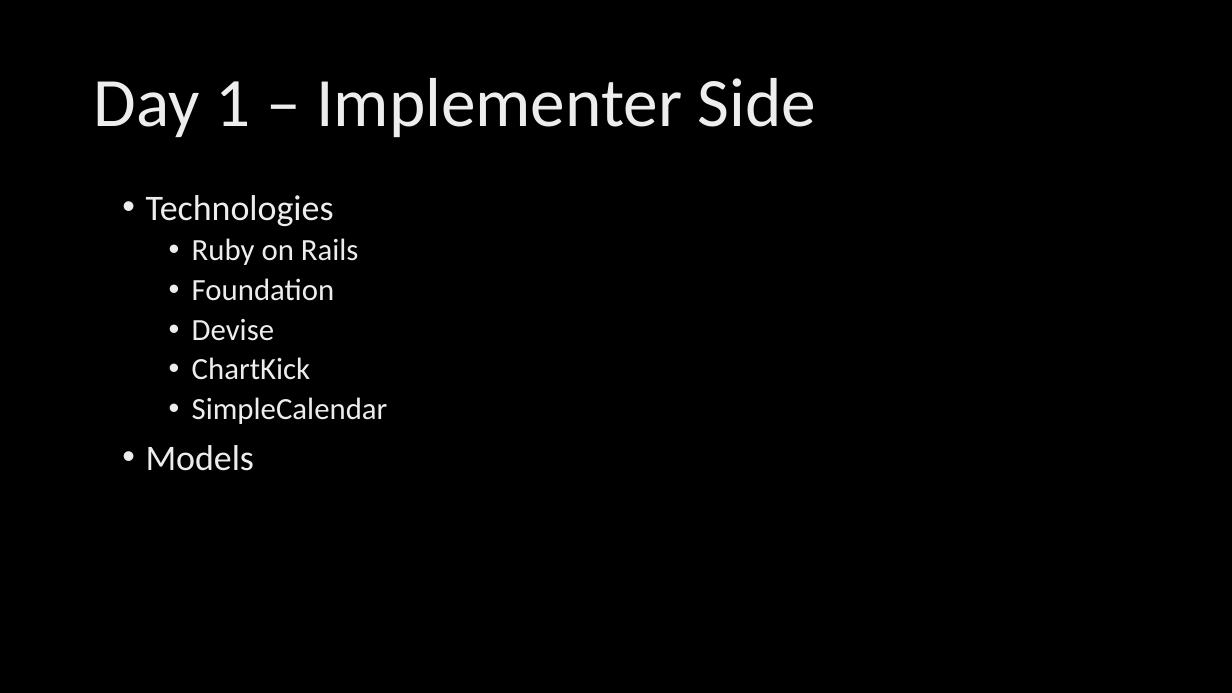
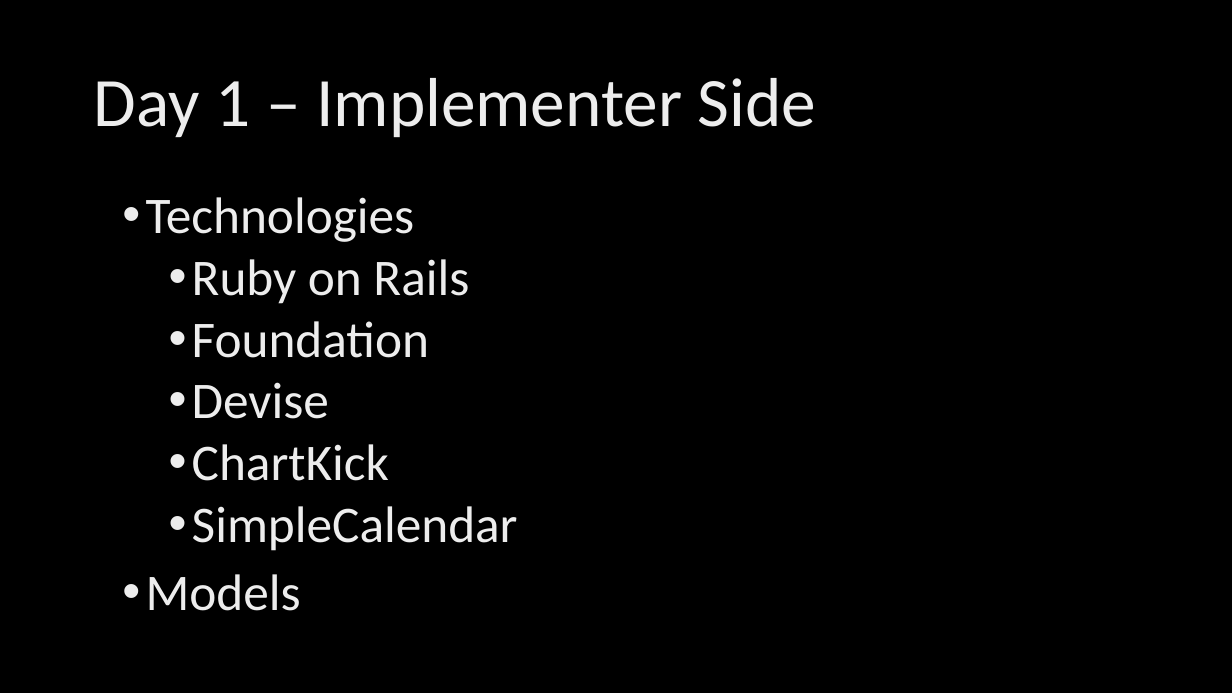
Before and after one commit to kylambouldin/CSE3901-FinalProject, a slide deck: slide 4 of Presentation.pptx. Drawn at 1232x693 pixels with LibreOffice and Linux fonts; fonts in the diff are those of the drawing; background and template pictures are left out. Boxes give left, top, right and bottom in pixels: in the first picture for what was removed or moved away, otherwise in the second. Text is boxed around its words. In the diff, an @@ line names an element or a change of style, - is before the commit and + after.

Commit message:
devise and foundation slides

```diff
--- a/Presentation.pptx
+++ b/Presentation.pptx
@@ text "Technologies" at (x1=146, y1=197, x2=518, y2=611): size 28 to 40 pt in "Technologies", "Models"; size 24 to 40 pt in "Ruby on Rails", "Foundation", "Devise", "ChartKick" and 1 more places @@
```
Also in this commit, not shown: 2 other slides changed, 1 slide added, 1 slide removed.
